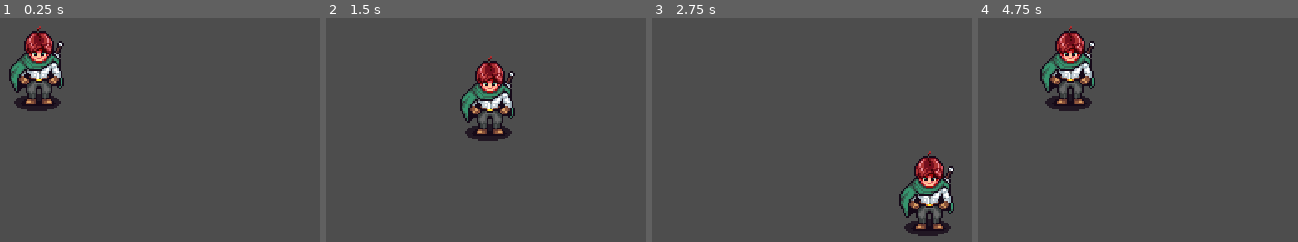
Above: before the commit, frames 1-4 (left to right).
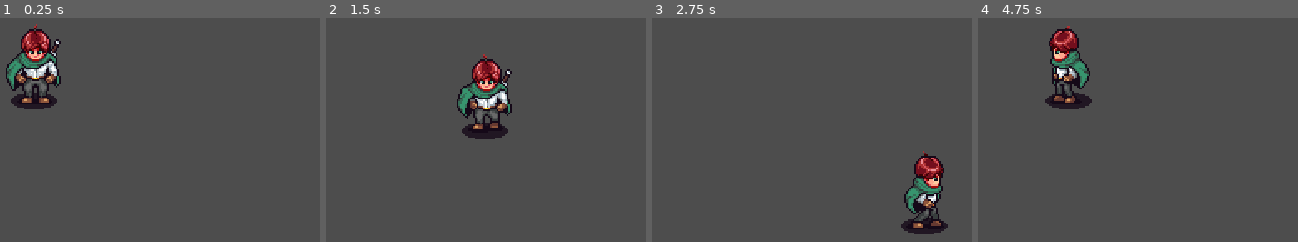
Above: after the commit, the same moments.

Repository: kanemoda/aarpg
Game: Godot game, scene res://playground.tscn
The game is run twice, just before and just after one commit, with the same random seed, the same clock (stepped at 60 frames per second) and the same inputs.
Inputs:
- Up to frame 1 (0.25 s): no input
- Up to frame 2 (1.5 s): tap Enter at 0.5 s; hold Right (right) 0.53-1.28 s; hold Down (down) from 1.28 s (still down)
- Up to frame 3 (2.75 s): release Down (down) at 2.03 s; hold Right (right) from 2.03 s (still down)
- Up to frame 4 (4.75 s): release Right (right) at 2.78 s; hold Up (up) 2.78-3.53 s; hold Left (left) from 3.53 s (still down)

The runs differ from the first frame. In frame 1, 3.6% of the frame differs, in the area x 1-20%, y 2-42%; in frame 2, 3.6%; in frame 3, 3.2%; in frame 4, 3.8%, in the area x 19-37%, y 3-42%.

Commit message:
Episode 2 Completed

Diff:
--- a/Player/Scripts/player.gd
+++ b/Player/Scripts/player.gd
@@ -1,7 +1,14 @@
 class_name Player extends CharacterBody2D
 
+var cardinal_direction : Vector2 = Vector2.DOWN
+var direction : Vector2 = Vector2.ZERO
+var move_speed : float = 100.0
+var state : String = "idle"
 
-var move_speed : float = 100.0
+@onready var animation_player: AnimationPlayer = $AnimationPlayer
+@onready var sprite_2d: Sprite2D = $Sprite2D
+
+
 
 # Called when the node enters the scene tree for the first time.
 func _ready() -> void:
@@ -11,14 +18,57 @@
 # Called every frame. 'delta' is the elapsed time since the previous frame.
 func _process(delta: float) -> void:
 
-	var direction : Vector2 = Vector2.ZERO
 	direction.x = Input.get_action_strength("right") - Input.get_action_strength("left")
 	direction.y = Input.get_action_strength("down") - Input.get_action_strength("up")
 
+	direction = direction.normalized()
+
 	velocity = direction * move_speed
 
-	pass
+	if SetState() == true || SetDirection() == true:
+		UpdateAnimation()
+
 
 func _physics_process(delta: float) -> void:
 	move_and_slide()
-	pass
+
+
+func SetDirection() -> bool:
+	var new_dir: Vector2 = cardinal_direction
+
+	if direction == Vector2.ZERO:
+		return false
+
+	if abs(direction.x) > abs(direction.y):
+		new_dir = Vector2.LEFT if direction.x < 0 else Vector2.RIGHT
+	else:
+		new_dir = Vector2.UP if direction.y < 0 else Vector2.DOWN
+
+	if new_dir == cardinal_direction:
+		return false
+
+	cardinal_direction = new_dir
+	sprite_2d.scale.x = -1 if cardinal_direction == Vector2.LEFT else 1
+
+	return true
+
+func SetState() -> bool:
+	var new_state : String = "idle" if direction == Vector2.ZERO else "walk"
+
+	if new_state == state:
+		return false
+	state = new_state
+	return true
+
+
+func UpdateAnimation() -> void:
+	animation_player.play(state + "_" + AnimDirection())
+
+
+func AnimDirection() -> String:
+	if cardinal_direction == Vector2.DOWN:
+		return "down"
+	elif cardinal_direction == Vector2.UP:
+		return "up"
+	else:
+		return "side"
--- a/Player/player.tscn
+++ b/Player/player.tscn
@@ -4,6 +4,136 @@
 [ext_resource type="Texture2D" uid="uid://btmr5r2plgxw3" path="res://Player/Sprites/ExamplePlayerSprite.png" id="1_l8h54"]
 
 [sub_resource type="CircleShape2D" id="CircleShape2D_6e0c8"]
+
+[sub_resource type="Animation" id="Animation_4ntmi"]
+length = 0.001
+tracks/0/type = "value"
+tracks/0/imported = false
+tracks/0/enabled = true
+tracks/0/path = NodePath("Sprite2D:frame")
+tracks/0/interp = 1
+tracks/0/loop_wrap = true
+tracks/0/keys = {
+"times": PackedFloat32Array(0),
+"transitions": PackedFloat32Array(1),
+"update": 1,
+"values": [0]
+}
+
+[sub_resource type="Animation" id="Animation_btcbx"]
+resource_name = "idle_down"
+length = 0.4
+loop_mode = 2
+tracks/0/type = "value"
+tracks/0/imported = false
+tracks/0/enabled = true
+tracks/0/path = NodePath("Sprite2D:frame")
+tracks/0/interp = 1
+tracks/0/loop_wrap = true
+tracks/0/keys = {
+"times": PackedFloat32Array(0, 0.2, 0.4),
+"transitions": PackedFloat32Array(1, 1, 1),
+"update": 1,
+"values": [0, 1, 2]
+}
+
+[sub_resource type="Animation" id="Animation_gwnis"]
+resource_name = "idle_side"
+length = 0.4
+loop_mode = 2
+tracks/0/type = "value"
+tracks/0/imported = false
+tracks/0/enabled = true
+tracks/0/path = NodePath("Sprite2D:frame")
+tracks/0/interp = 1
+tracks/0/loop_wrap = true
+tracks/0/keys = {
+"times": PackedFloat32Array(0, 0.2, 0.4),
+"transitions": PackedFloat32Array(1, 1, 1),
+"update": 1,
+"values": [14, 15, 16]
+}
+
+[sub_resource type="Animation" id="Animation_k53q1"]
+resource_name = "idle_up"
+length = 0.4
+loop_mode = 2
+tracks/0/type = "value"
+tracks/0/imported = false
+tracks/0/enabled = true
+tracks/0/path = NodePath("Sprite2D:frame")
+tracks/0/interp = 1
+tracks/0/loop_wrap = true
+tracks/0/keys = {
+"times": PackedFloat32Array(0, 0.2, 0.4),
+"transitions": PackedFloat32Array(1, 1, 1),
+"update": 1,
+"values": [7, 8, 9]
+}
+
+[sub_resource type="Animation" id="Animation_fhl08"]
+resource_name = "walk_down"
+length = 0.3
+loop_mode = 2
+tracks/0/type = "value"
+tracks/0/imported = false
+tracks/0/enabled = true
+tracks/0/path = NodePath("Sprite2D:frame")
+tracks/0/interp = 1
+tracks/0/loop_wrap = true
+tracks/0/keys = {
+"times": PackedFloat32Array(0, 0.1, 0.2, 0.3),
+"transitions": PackedFloat32Array(1, 1, 1, 1),
+"update": 1,
+"values": [3, 4, 5, 6]
+}
+
+[sub_resource type="Animation" id="Animation_vtle1"]
+resource_name = "walk_side"
+length = 0.3
+loop_mode = 2
+step = 0.1
+tracks/0/type = "value"
+tracks/0/imported = false
+tracks/0/enabled = true
+tracks/0/path = NodePath("Sprite2D:frame")
+tracks/0/interp = 1
+tracks/0/loop_wrap = true
+tracks/0/keys = {
+"times": PackedFloat32Array(0, 0.1, 0.2, 0.3),
+"transitions": PackedFloat32Array(1, 1, 1, 1),
+"update": 1,
+"values": [17, 18, 19, 20]
+}
+
+[sub_resource type="Animation" id="Animation_od3ui"]
+resource_name = "walk_up"
+length = 0.3
+loop_mode = 2
+step = 0.1
+tracks/0/type = "value"
+tracks/0/imported = false
+tracks/0/enabled = true
+tracks/0/path = NodePath("Sprite2D:frame")
+tracks/0/interp = 1
+tracks/0/loop_wrap = true
+tracks/0/keys = {
+"times": PackedFloat32Array(0, 0.1, 0.2, 0.3),
+"transitions": PackedFloat32Array(1, 1, 1, 1),
+"update": 1,
+"values": [10, 11, 12, 13]
+}
+
+[sub_resource type="AnimationLibrary" id="AnimationLibrary_00tjw"]
+_data = {
+&"RESET": SubResource("Animation_4ntmi"),
+&"idle_down": SubResource("Animation_btcbx"),
+&"idle_side": SubResource("Animation_gwnis"),
+&"idle_up": SubResource("Animation_k53q1"),
+&"walk_down": SubResource("Animation_fhl08"),
+&"walk_side": SubResource("Animation_vtle1"),
+&"walk_up": SubResource("Animation_od3ui")
+}
 
 [node name="Player" type="CharacterBody2D" unique_id=468339217]
 script = ExtResource("1_4ntmi")
@@ -15,3 +145,6 @@
 position = Vector2(0, -21)
 texture = ExtResource("1_l8h54")
 hframes = 21
+
+[node name="AnimationPlayer" type="AnimationPlayer" parent="." unique_id=568613906]
+libraries/ = SubResource("AnimationLibrary_00tjw")
--- a/playground.tscn
+++ b/playground.tscn
@@ -5,4 +5,4 @@
 [node name="Playground" type="Node2D" unique_id=1129612087]
 
 [node name="Player" parent="." unique_id=468339217 instance=ExtResource("1_rupst")]
-position = Vector2(228, 137)
+position = Vector2(226, 136)
